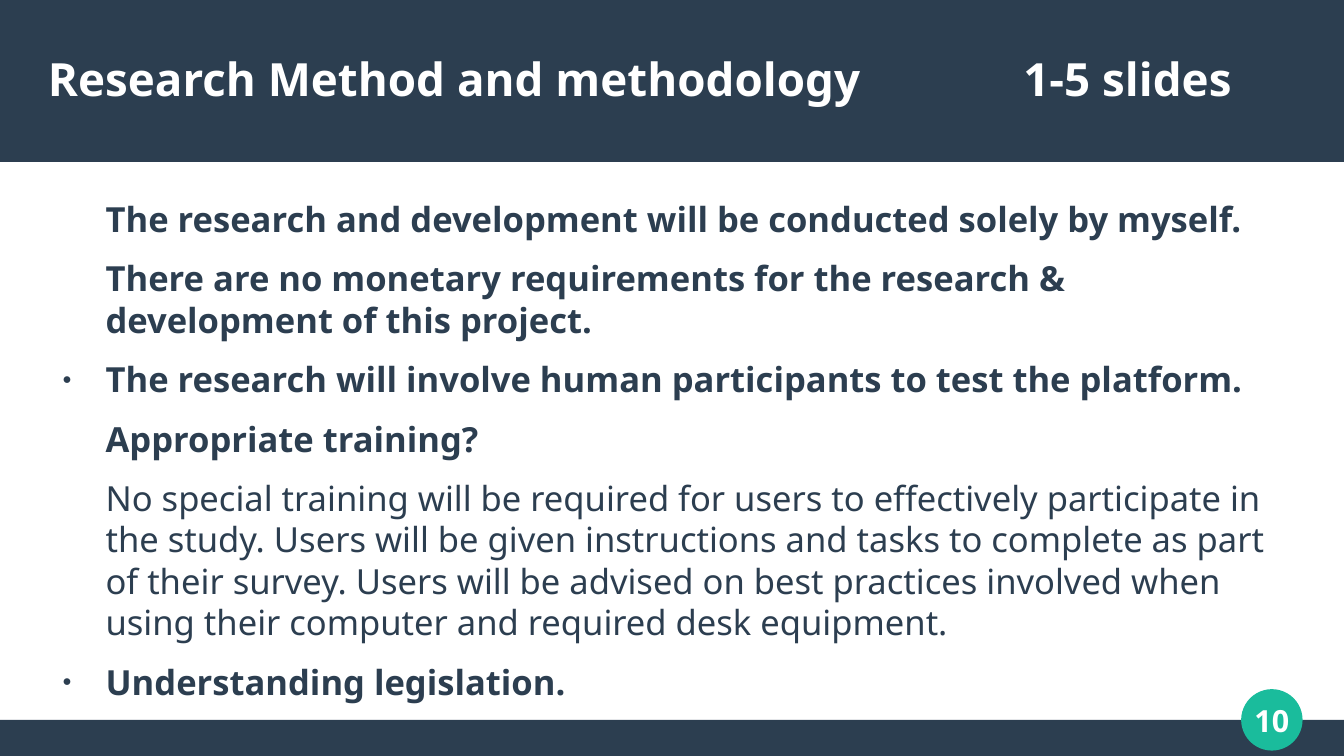
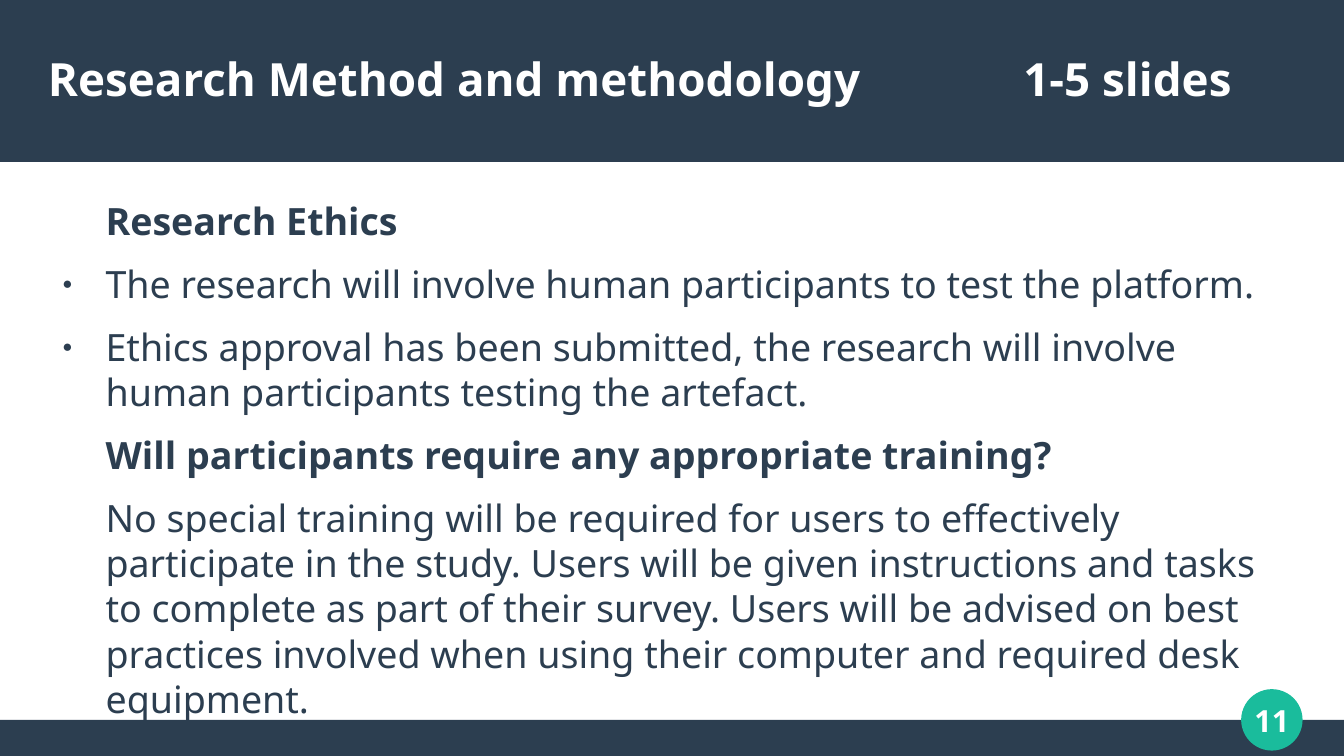
Before and after one commit to dannydaley/myUniSocial, a slide deck: slide 11 of Documentation/COMP320 PRESENTATION.odp (slide 10 before the commit). Drawn at 1344x756 pixels with LibreOffice and Linux fonts; fonts in the diff are those of the drawing. Boxes give left, top, right and bottom in pixels: in the first picture for what was removed or moved away, otherwise in the second. Text is boxed around its words. In the diff, an @@ line names an element or a change of style, - is before the commit and + after.

```diff
--- a/Documentation/COMP320 PRESENTATION.odp
+++ b/Documentation/COMP320 PRESENTATION.odp
@@ text at [106,206,397,236]: text changed; size 20.4 to 22.2 pt @@
-The research and development will be conducted solely by myself.
-There are no monetary requirements for the research & development of this project.
+Research Ethics
@@ text at [106,269,1255,723]: size 20.4 to 22.2 pt in "The research will involve human participants to ...", "No special training will be required for ..."; bold off in "The research will involve human participants to ..." @@
@@ text at [106,332,1176,478]: text changed; size 20.4 to 22.2 pt; bold off @@
-Appropriate training?
+● Ethics approval has been submitted, the research will involve human participants testing the artefact.
+Will participants require any appropriate training?
@@ text at [106,668,565,704]: paragraph removed @@
-● Understanding legislation.
@@ page number at [1254,710,1289,732]: text changed @@
-10
+11
```
Also in this commit, not shown: 8 other slides changed, 1 slide added, 1 slide removed, 1 other file.
